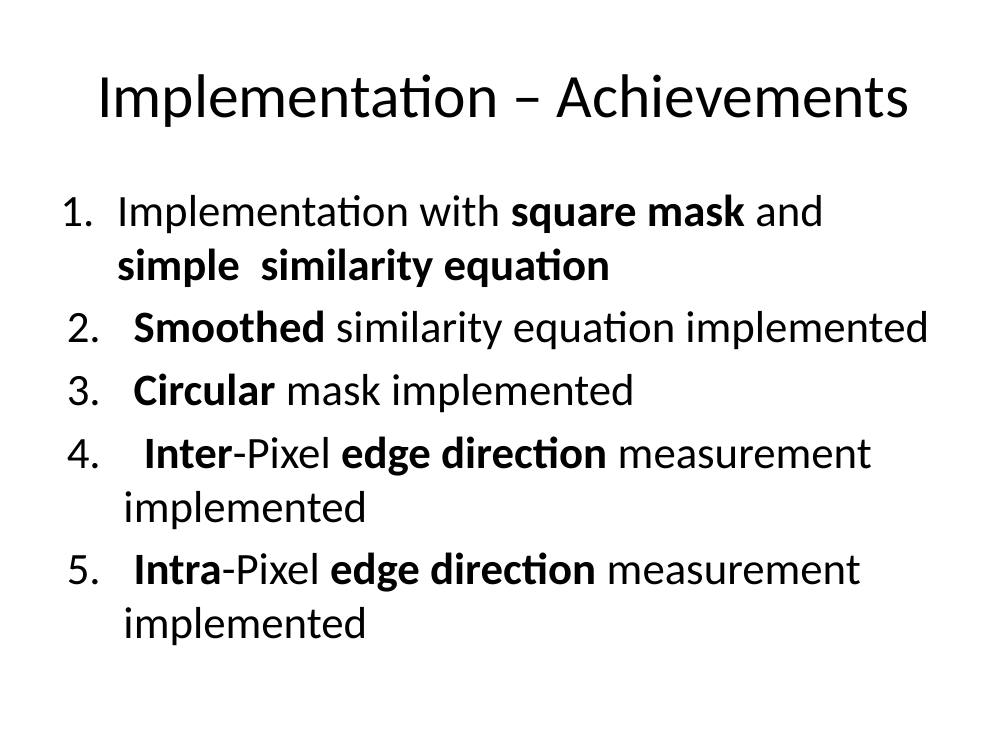
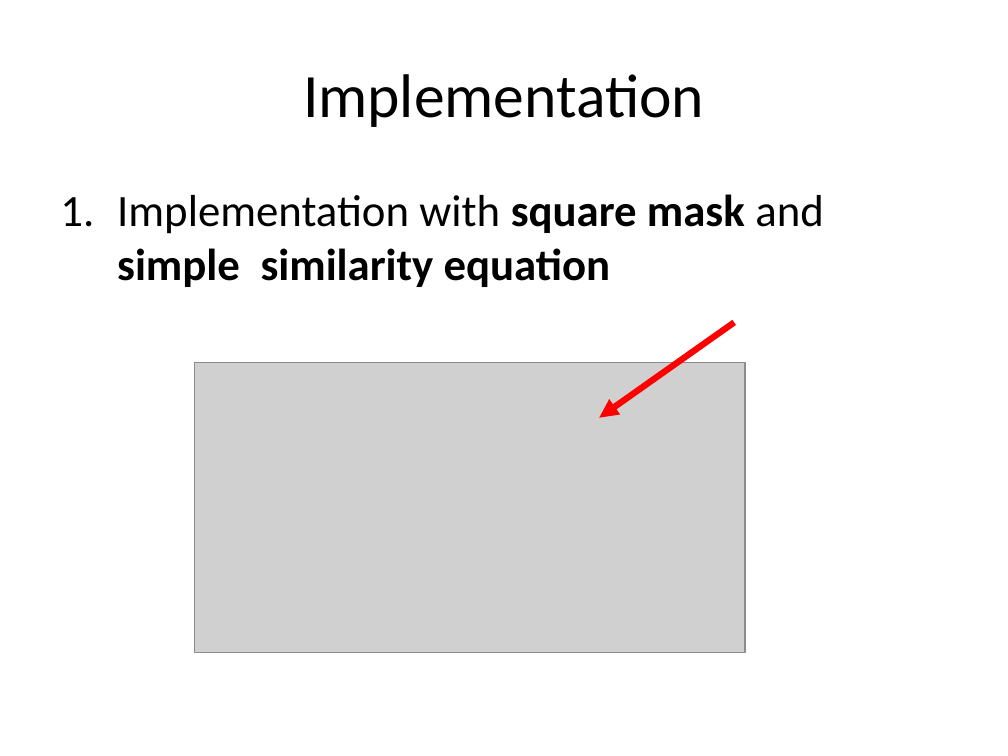
Before and after one commit to michaelwh/susanedge, a slide deck: slide 13 of susanedge-presentation.pptx (slide 14 before the commit). Drawn at 1008x756 pixels with LibreOffice and Linux fonts; fonts in the diff are those of the drawing; grey boxes stand for pictures. Boxes give left, top, right and bottom in pixels: in the first picture for what was removed or moved away, otherwise in the second. Text is boxed around its words. In the diff, an @@ line names an element or a change of style, - is before the commit and + after.

```diff
--- a/susanedge-presentation.pptx
+++ b/susanedge-presentation.pptx
@@ title at (303, 74, 704, 127): text changed @@
-Implementation – Achievements
+Implementation
@@ text at (123, 310, 929, 646): paragraphs removed @@
-2. Smoothed similarity equation implemented
-3. Circular mask implemented
-4. Inter-Pixel edge direction measurement implemented
-5. Intra-Pixel edge direction measurement implemented
@@ arrow added from (734, 323) to (599, 417), #FF0000 4.5 pt @@
@@ picture added at (195, 362, 745, 652) @@
```
Also in this commit, not shown: 7 other slides changed, 14 slides added, 2 slides removed.
